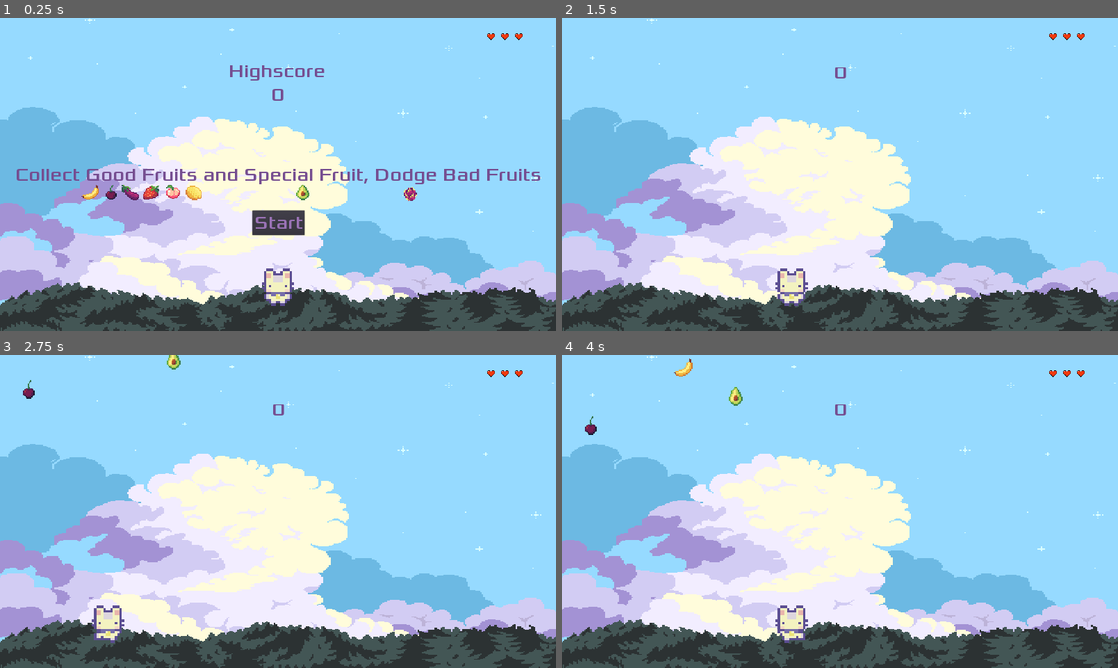
Above: before the commit, frames 1-4 (two rows, left to right).
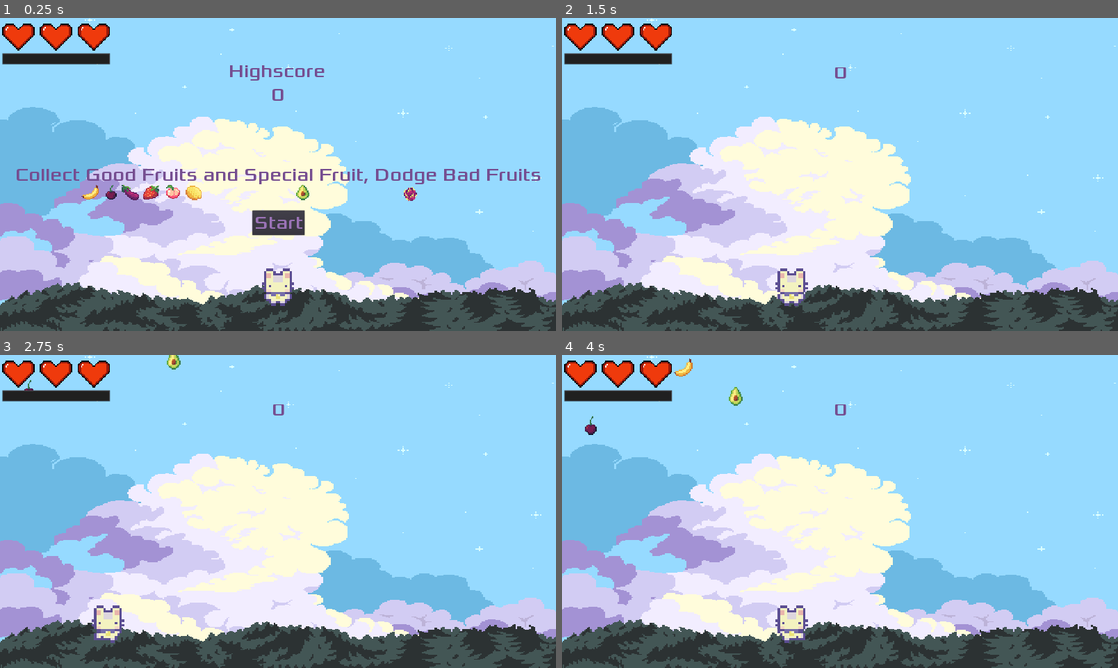
Above: after the commit, the same moments.

Repository: ColinKYuen/BQ-Game-Jam
Game: Godot game, scene res://Scenes/Main.tscn
Two runs of this game, one before a commit and one after it. Both use one fixed random seed, a clock stepped at 60 frames per second and the inputs below.
Inputs:
- Up to frame 1 (0.25 s): no input
- Up to frame 2 (1.5 s): click "Start" at 0.5 s; tap Enter at 1.25 s; hold D (move_right) from 1.28 s (still down)
- Up to frame 3 (2.75 s): release D (move_right) at 2.03 s; hold Left (move_left) from 2.03 s (still down)
- Up to frame 4 (4 s): release Left (move_left) at 2.78 s; hold D (move_right) from 2.78 s (still down)

The runs differ from the first frame. In frame 1, 1.8% of the frame differs, in the area x 0-94%, y 1-15%; in frame 2, 1.8%; in frame 3, 1.8%; in frame 4, 1.8%.

Commit message:
dash cd progress bar

Diff:
--- a/Scenes/HUD.tscn
+++ b/Scenes/HUD.tscn
@@ -107,19 +107,34 @@
 one_shot = true
 
 [node name="Life1" type="AnimatedSprite" parent="."]
-position = Vector2( 1792, 64 )
+position = Vector2( 324, 64 )
+scale = Vector2( 4, 4 )
 frames = SubResource( 4 )
 animation = "get_hit"
 
 [node name="Life2" type="AnimatedSprite" parent="."]
-position = Vector2( 1744, 64 )
+position = Vector2( 194, 64 )
+scale = Vector2( 4, 4 )
 frames = SubResource( 4 )
 animation = "get_hit"
 
 [node name="Life3" type="AnimatedSprite" parent="."]
-position = Vector2( 1696, 64 )
+position = Vector2( 64, 64 )
+scale = Vector2( 4, 4 )
 frames = SubResource( 4 )
 animation = "get_hit"
+
+[node name="DashCooldownBar" type="ProgressBar" parent="."]
+anchor_left = 0.101
+anchor_top = 0.131
+anchor_right = 0.101
+anchor_bottom = 0.131
+margin_left = -186.92
+margin_top = -20.48
+margin_right = 187.08
+margin_bottom = 19.52
+value = 100.0
+percent_visible = false
 
 [node name="Fruits" type="Sprite" parent="."]
 
--- a/Scripts/Player.gd
+++ b/Scripts/Player.gd
@@ -1,6 +1,7 @@
 extends KinematicBody2D
 
 var window_width = OS.get_window_size().x
+
 
 var speed : int = 300
 var lives : int = 3
@@ -15,12 +16,14 @@
 var dash_taps: int = 0
 var dash_cooldown: float = 2
 var dash_on_cooldown: bool = false
+var dash_cd_bar
 var last_tap_right: bool = false
 
 var is_game_started: bool = false
 
 func _ready():
 	screen_size = get_viewport_rect().size
+	dash_cd_bar = get_parent().get_node("HUD").get_node("DashCooldownBar")
 
 func new_game():
 	is_game_started = true
@@ -67,7 +70,6 @@
 		$AnimatedSprite.set_frame(0)
 		$AnimatedSprite.stop()
 
-	print(velocity.x)
 	move_and_slide(velocity, Vector2.UP)
 
 	var player_width = get_node("Hitbox").get_shape().get_extents().x
@@ -80,6 +82,7 @@
 
 func check_dash(delta):
 	if dash_on_cooldown:
+		dash_cd_bar.value = (dash_timer / dash_cooldown) * 100
 		dash_timer += delta
 		if dash_timer <= dash_cooldown:
 			return
@@ -108,6 +111,7 @@
 
 	if dash_taps >= 2 and not is_dashing:
 		is_dashing = true
+		dash_cd_bar.value = 0
 		dash_timer = 0
 		dash_taps = 0
 		speed = norm_speed * dash_speed_mult
